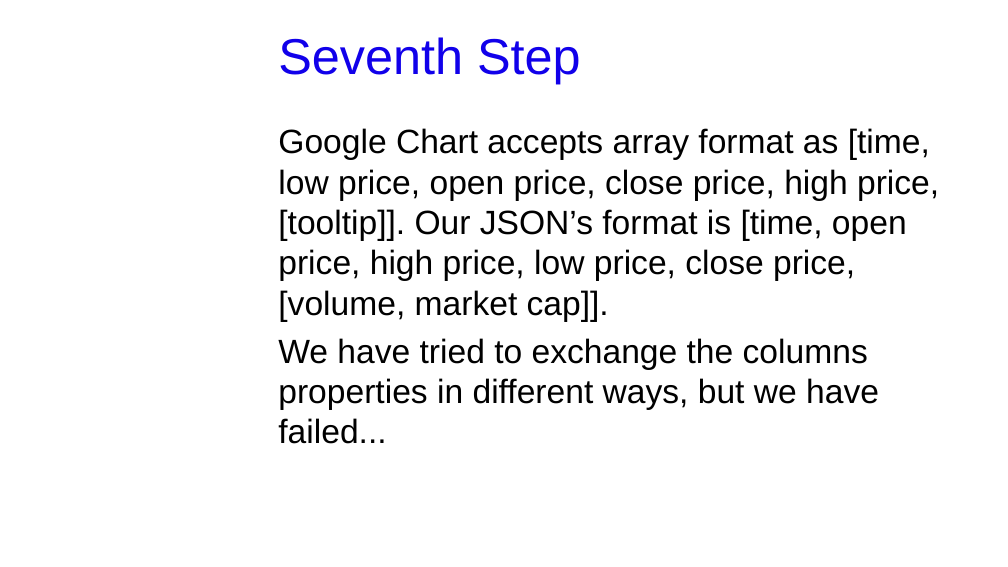
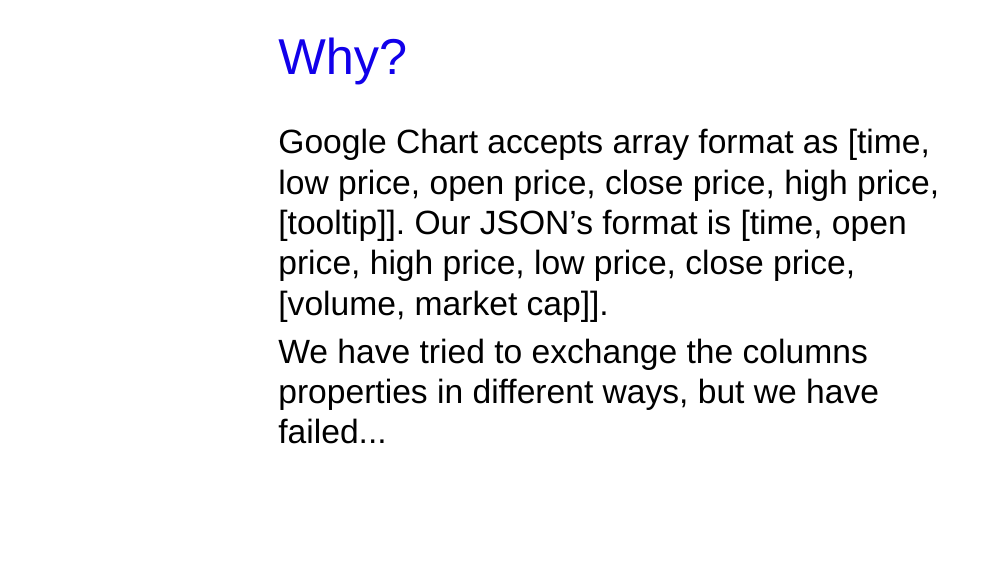
Before and after one commit to GabriM97/CryptoWolf, a slide deck: slide 26 of Student Presentation/Student_Presentation.odp. Drawn at 1008x567 pixels with LibreOffice and Linux fonts; fonts in the diff are those of the drawing; background and template pictures are left out. Boxes give left, top, right and bottom in pixels: in the first picture for what was removed or moved away, otherwise in the second. Text is boxed around its words. In the diff, an @@ line names an element or a change of style, - is before the commit and + after.

```diff
--- a/Student Presentation/Student_Presentation.odp
+++ b/Student Presentation/Student_Presentation.odp
@@ title at <box>278,37,407,84</box>: text changed @@
-Seventh Step
+Why?
```
Also in this commit, not shown: 6 other slides changed, 2 slides added, 2 slides removed.
